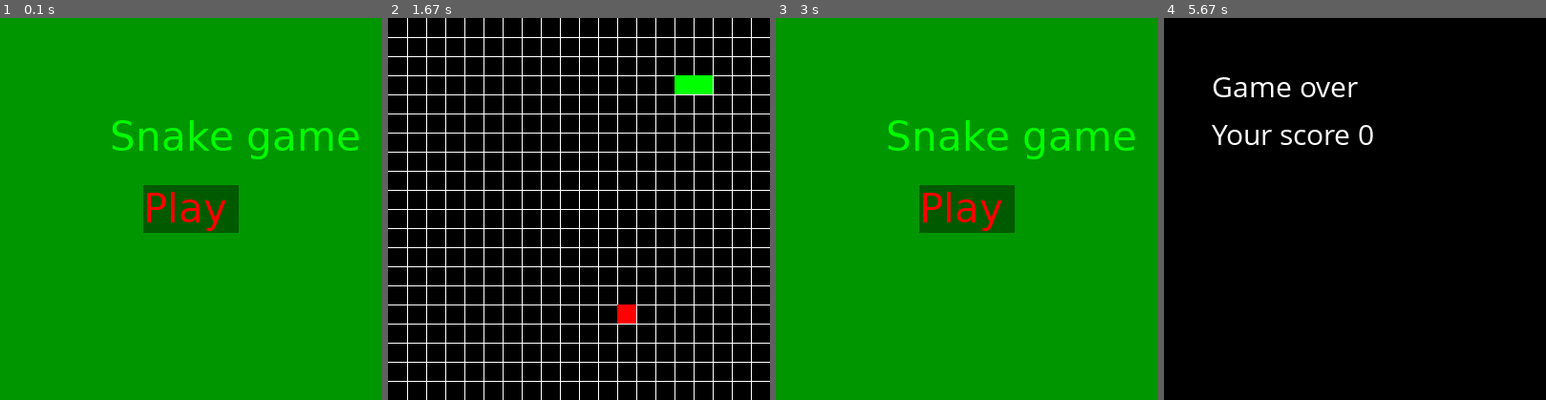
Above: before the commit, frames 1-4 (left to right).
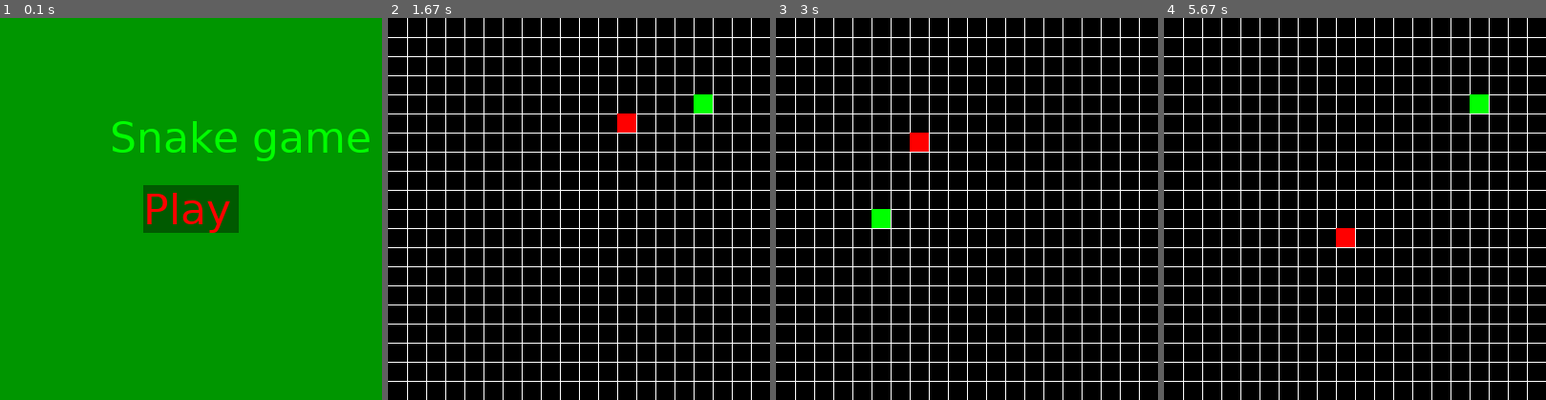
Above: after the commit, the same moments.

Repository: bogdns/bin_project
Game: pygame game, started from game.py
Same seed, same stepped clock (60 frames per second), same inputs: the game is played once before the commit and once after it.
Inputs (mouse positions are in pixels of both pictures, inside the frame that each line leads up to):
- Up to frame 1 (0.1 s): no input
- Up to frame 2 (1.67 s): press the mouse at (579, 209) at 0.37 s; move the mouse to (571, 155) at 0.47 s; release the mouse at (563, 105) at 0.6 s; hold Right 0.67-1.13 s; move the mouse to (617, 235) at 0.7 s; hold Up 1.17-1.47 s; hold Right from 1.5 s (still down)
- Up to frame 3 (3 s): release Right at 1.97 s; hold Space 2-2.53 s; hold Left 2-2.53 s
- Up to frame 4 (5.67 s): hold Down 3.13-3.43 s; hold Left 3.47-3.87 s; tap Space at 3.9 s; press the mouse at (1355, 209) at 4.37 s; move the mouse to (1374, 151) at 4.47 s; release the mouse at (1397, 98) at 4.6 s; hold Right 5-5.63 s; move the mouse to (1286, 346) at 5.03 s

The runs differ from the first frame. In frame 1, 3.0% of the frame differs, in the area x 29-97%, y 26-57%; in frame 2, 1.2%; in frame 3, 100%, in the area x 0-100%, y 0-100%; in frame 4, 11%.

Commit message:
victory and minor

Diff:
--- a/bogdan_project/window.py
+++ b/bogdan_project/window.py
@@ -78,6 +78,7 @@
         while True:
             self.main_menu()
             self.game()
+
     def menu_update(self):
         configs_menu = (self.window, COLOR_UNPRESSED_MENU, ((WIDTH - 100) // 2, (HEIGHT - 50) // 2, 100, 50))
         """
--- a/death.py
+++ b/death.py
@@ -1,4 +1,5 @@
 from food import *
+import time
 
 
 class Death:
@@ -6,9 +7,25 @@
         self.window = window
         self.font = pg.font.SysFont(*FONT_DEATH)
 
-    def display_death(self, score):
+    def death_elements(self, score):
         self.window.fill(COLOR_GAME_OVER_BACK)
         result_text = self.font.render(f"Your score {score}", 1, COLOR_GAME_OVER)
-        self.window.blit(result_text, (50, 100))
+        self.window.blit(result_text, (WIDTH // 8, HEIGHT // 4))
         death_text = self.font.render("Game over", 1, COLOR_GAME_OVER)
-        self.window.blit(death_text, (50, 50))
+        self.window.blit(death_text, (WIDTH // 8, WIDTH // 8))
+
+    def death_check(self, pos):
+        if not (0 <= pos[-1][0] < ROWS and 0 <= pos[-1][1] < ROWS) or pos.count(pos[-1]) > 1:
+            return True
+        return False
+
+    def display_death(self, score):
+        while True:
+            CLOCK.tick(24)
+            self.death_elements(score)
+            key = pg.key.get_pressed()
+            if key[pg.K_SPACE]:
+                time.sleep(0.4)
+                break
+            quit()
+            pg.display.update()
--- a/food.py
+++ b/food.py
@@ -20,7 +20,10 @@
         """
         calculates position of a food
         """
-        self.cords = choice(list(self.free_cells.difference(set(snake_pos))))  # return position. cortege
+        if len(snake_pos) == ROWS ** 2:
+            self.cords = (-2, -2)
+        else:
+            self.cords = choice(list(self.free_cells.difference(set(snake_pos))))  # return position. cortege
 
     def draw_food(self):
         """
@@ -43,4 +46,3 @@
             self.ate = 1
             self.score += 1
         self.draw_food()
-        # TODO
--- a/in_game.py
+++ b/in_game.py
@@ -8,6 +8,7 @@
         self.snake = Snake(self.screen)
         self.food = Food(self.screen)
         self.death = Death(self.screen)
+        self.result_text = pg.font.SysFont(*FONT_VICTORY).render("VICTORY! BEER?", 1, COLOR_VICTORY)
 
     def draw_matrix(self):
         """
@@ -21,10 +22,38 @@
             pg.draw.line(self.screen, COLOR_LINE, (matrix_x, 0), (matrix_y, HEIGHT))
             pg.draw.line(self.screen, COLOR_LINE, (0, matrix_y), (WIDTH, matrix_y))
 
-    def death_check(self, head_pos):
-        if not (0 <= head_pos[0] < ROWS and 0 <= head_pos[1] < ROWS):
+    def victory_check(self):
+        if len(self.snake.pos) == ROWS ** 2:
             return True
         return False
+
+    def display_victory(self):
+        """
+        open victory screen
+        """
+        for i in range(ROWS ** 2):
+            CLOCK.tick(ROWS ** 2 // 5)
+            self.snake.pos.popleft()
+            self.screen.fill(COLOR_GROUND)
+            self.draw_matrix()
+            self.snake.end_game_snake_update()
+            quit()
+            pg.display.update()
+
+        while True:
+            CLOCK.tick(10)
+            self.screen.fill(COLOR_GROUND)
+            self.screen.blit(self.result_text, (WIDTH // 8, HEIGHT // 4))
+
+            key = pg.key.get_pressed()
+
+            if key[pg.K_SPACE]:
+                time.sleep(0.3)
+                break
+
+            quit()
+
+            pg.display.update()
 
     def start_game(self):
         """
@@ -32,28 +61,27 @@
         """
         self.snake.spawn()
         self.food.score = 0
+        self.food.calculate_pos(self.snake.pos)
         while True:
             CLOCK.tick(FPS)
+
             self.screen.fill(COLOR_GROUND)
             self.draw_matrix()
             self.snake.update(self.food.ate)
             self.food.update(self.snake.pos)
-            if self.death_check(self.snake.pos[-1]):
+
+            if self.death.death_check(self.snake.pos):
                 self.status = True
                 break
-            # elif victory_check():
-            #   self.status = False
-            #   break
+            elif self.victory_check():
+                self.status = False
+                break
+
             quit()
+
             pg.display.update()
+
         if self.status:
-            while True:
-                CLOCK.tick(24)
-                self.death.display_death(self.food.score)
-                key = pg.key.get_pressed()
-                if key[pg.K_SPACE]:
-                    break
-                quit()
-                pg.display.update()
-        # else:
-        #   window.display_victory()
+            self.death.display_death(self.food.score)
+        else:
+            self.display_victory()
--- a/menu.py
+++ b/menu.py
@@ -7,39 +7,58 @@
         self.screen = window
 
         self.game = Game(self.screen)
-        self.settings = Settings()
+        self.settings = Settings(self.screen)
 
         self.font = pg.font.SysFont(*FONT_MENU)
         self.main_text = self.font.render("Snake game", 1, COLOR_SNAKE_GAME)
         self.play_text = self.font.render("Play", 1, COLOR_PLAY)
-        self.configs_menu = (self.screen, COLOR_UNPRESSED_MENU, ((WIDTH - 100) // 2, (HEIGHT - 50) // 2, 100, 50))
+        self.configs_menu = (self.screen, COLOR_UNPRESSED_MENU,
+                             ((WIDTH - WIDTH4) // 2, (HEIGHT - HEIGHT8) // 2, WIDTH4, HEIGHT8))
 
     def draw_buttons(self, configs_menu):
+        """
+        shows buttons on the menu screen
+        """
         pg.draw.rect(*configs_menu)
-        self.screen.blit(self.main_text, ((WIDTH - 170) // 2, HEIGHT // 4))
-        self.screen.blit(self.play_text, ((WIDTH - 100) // 2, (HEIGHT - 50) // 2))
+        self.screen.blit(self.main_text, ((WIDTH - WIDTH // 2.35) // 2, HEIGHT4))
+        self.screen.blit(self.play_text, ((WIDTH - WIDTH4) // 2, (HEIGHT - HEIGHT8) // 2))
 
-    def check_m_on_play(self, mouse, click):
-        if ((WIDTH - 100) // 2 <= mouse[0] <= ((WIDTH - 100) // 2 + 100)) and ((HEIGHT - 50) // 2 <=
-                                                                               mouse[1] <= ((HEIGHT - 50) // 2 + 50)):
-            self.configs_menu = (self.screen, COLOR_PRESSED_MENU, ((WIDTH - 100) // 2, (HEIGHT - 50) // 2, 100, 50))
+    def check_m_on_play(self, mouse, click, key):
+        """
+        checks if mouse on the play button
+        """
+
+        if ((WIDTH - WIDTH4) // 2 <= mouse[0] <= ((WIDTH - WIDTH4) // 2 + WIDTH4)) \
+                and ((HEIGHT - HEIGHT8) // 2 <= mouse[1] <= ((HEIGHT - HEIGHT8) // 2 + HEIGHT8)):
+            self.configs_menu = (self.screen, COLOR_PRESSED_MENU,
+                                 ((WIDTH - WIDTH4) // 2, (HEIGHT - HEIGHT8) // 2, WIDTH4, HEIGHT8))
             if click[0] == 1:
                 self.game.start_game()
+        elif key[pg.K_SPACE]:
+            self.game.start_game()
 
-    def check_m_on_settings(self, mouse, click):
-        pass
+    def check_m_on_settings(self, key):
+        """
+        checks if mouse on the settings button
+        """
+        # if key[pg.K_k]:
+        #     self.settings.display_settings()
 
     def update(self):
         """
         method updating menu icons and text
         """
-        self.configs_menu = (self.screen, COLOR_UNPRESSED_MENU, ((WIDTH - 100) // 2, (HEIGHT - 50) // 2, 100, 50))
+        self.configs_menu = (
+        self.screen, COLOR_UNPRESSED_MENU, ((WIDTH - WIDTH4) // 2, (HEIGHT - HEIGHT8) // 2, WIDTH4, HEIGHT8))
         self.screen.fill(COLOR_MENU)
 
-        mouse = pg.mouse.get_pos()  # using cordinates of mouse of player
+        key = pg.key.get_pressed()
+        mouse = pg.mouse.get_pos()  # using coordinates of mouse of player
         click = pg.mouse.get_pressed()  # using click check of mouse of player
 
-        self.check_m_on_play(mouse, click)
-        self.check_m_on_settings(mouse, click)
+        self.check_m_on_play(mouse, click, key)
+        # self.check_m_on_settings(key)
 
         self.draw_buttons(self.configs_menu)
+
+        quit()
--- a/setting.py
+++ b/setting.py
@@ -1,10 +1,13 @@
 # There is setting for game
 import pygame as pg
 from quit_game import quit
+
 RESOLUTION = (WIDTH, HEIGHT) = (400, 400)  # resolution
 ROWS = 20  # number of horizontal / vertical lines
 FPS = 10
+
 CLOCK = pg.time.Clock()
+
 COLOR_SNAKE = (0, 255, 0)
 COLOR_GROUND = (0, 0, 0)
 COLOR_LINE = (255, 255, 255)
@@ -16,6 +19,15 @@
 COLOR_PRESSED_MENU = (0, 255, 0)
 COLOR_GAME_OVER = (255, 255, 255)
 COLOR_GAME_OVER_BACK = (0, 0, 0)
-FONT_DEATH = ('comicsansms', 32)
-FONT_MENU = ('ubuntu', 42)
+COLOR_VICTORY = (255, 255, 0)
+
+FONT_DEATH = ('comicsansms', HEIGHT // 12)
+FONT_MENU = ('ubuntu', HEIGHT // 9)
+FONT_VICTORY = ('ubuntu', HEIGHT // 9)
+
 DIST_BETWEEN = WIDTH // ROWS
+
+WIDTH4 = WIDTH // 4
+WIDTH8 = WIDTH // 8
+HEIGHT4 = HEIGHT // 4
+HEIGHT8 = HEIGHT // 8
--- a/settings_menu.py
+++ b/settings_menu.py
@@ -1,5 +1,24 @@
+from setting import *
+
+
 class Settings:
-    def __init__(self):
-        pass
-    def display_settings(self):
-        pass
+    def __init__(self, window):
+        self.window = window
+        self.font = pg.font.SysFont(*FONT_DEATH)
+    # TEST
+    # def settings_elements(self):
+    #     self.window.fill((255, 50, 0))
+    #     result_text = self.font.render(f"Your score SETTINGS", 1, COLOR_GAME_OVER)
+    #     self.window.blit(result_text, (WIDTH//8, HEIGHT//4))
+    #     death_text = self.font.render("Game over", 1, COLOR_GAME_OVER)
+    #     self.window.blit(death_text, (WIDTH//8, HEIGHT//8))
+    #
+    # def display_settings(self):
+    #     while True:
+    #         CLOCK.tick(24)
+    #         self.settings_elements()
+    #         key = pg.key.get_pressed()
+    #         if key[pg.K_ESCAPE]:
+    #             break
+    #         quit()
+    #         pg.display.update()
--- a/snake.py
+++ b/snake.py
@@ -14,15 +14,17 @@
         self.tail = self.pos[0]
 
     def spawn(self):
+        self.direction_x = 0
+        self.direction_y = -1
         self.pos.clear()
         self.pos.append((ROWS // 2, ROWS // 2))  # places head of the snake in the center
-        self.pos.append((ROWS // 2, ROWS // 2 - 1))  # places body of the snake in the center
 
     def draw_green_cell(self, cords):
         pg.draw.rect(self.window, COLOR_SNAKE, (*cords, self.distanceBetween, self.distanceBetween))
 
     def update(self, ate):
         key = pg.key.get_pressed()
+
         if key[pg.K_RIGHT] and self.direction_x != -1:
             self.direction_x = 1
             self.direction_y = 0
@@ -35,6 +37,7 @@
         elif key[pg.K_DOWN] and self.direction_y != -1:
             self.direction_y = 1
             self.direction_x = 0
+
         if ate:
             self.pos.appendleft(self.tail)
 
@@ -47,3 +50,12 @@
             x = cords[0]
             y = cords[1]
             self.draw_green_cell((x * self.distanceBetween, y * self.distanceBetween))
+
+    def end_game_snake_update(self):
+        """
+        snake update after victory
+        """
+        for cords in self.pos:
+            x = cords[0]
+            y = cords[1]
+            self.draw_green_cell((x * self.distanceBetween, y * self.distanceBetween))
--- a/victory.py
+++ /dev/null
@@ -1,3 +0,0 @@
-class Victory:
-    def __init__(self):
-        pass
--- a/window.py
+++ b/window.py
@@ -10,6 +10,9 @@
         self.menu = Menu(self.window)
 
     def update(self):
+        """
+        opens menu
+        """
         while True:
             CLOCK.tick(24)
             self.menu.update()
